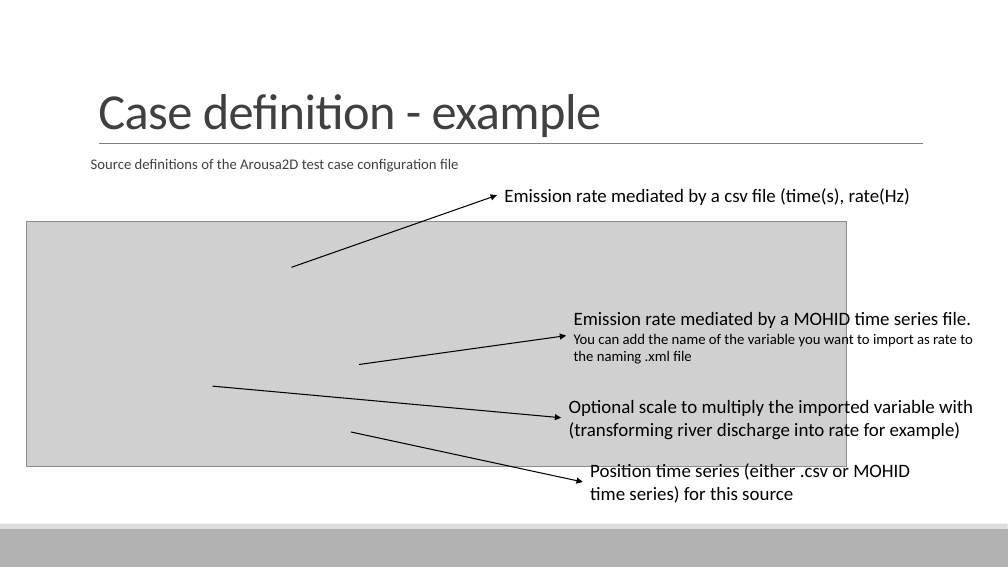
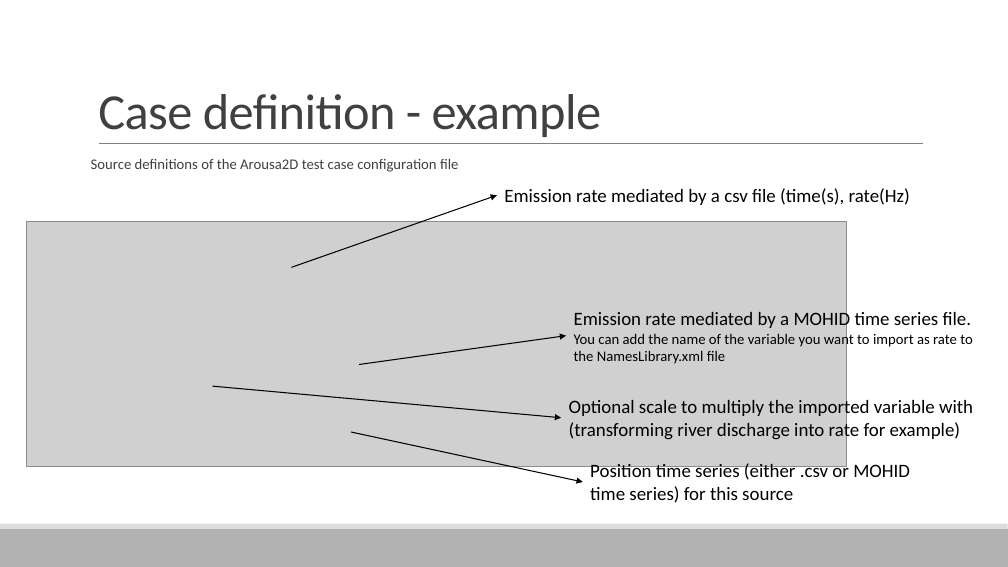
Before and after one commit to Mohid-Water-Modelling-System/MOHID-Lagrangian, a slide deck: slide 15 of docs/UsingMOHIDLagrangian.pptx. Drawn at 1008x567 pixels with LibreOffice and Linux fonts; fonts in the diff are those of the drawing; grey boxes stand for pictures. Boxes give left, top, right and bottom in pixels: in the first picture for what was removed or moved away, otherwise in the second. Text is boxed around its words. In the diff, an @@ line names an element or a change of style, - is before the commit and + after.

```diff
--- a/docs/UsingMOHIDLagrangian.pptx
+++ b/docs/UsingMOHIDLagrangian.pptx
@@ text at bbox=[574, 331, 973, 364]: text changed @@
-You can add the name of the variable you want to import as rate to the naming .xml file
+You can add the name of the variable you want to import as rate to the NamesLibrary.xml file
```
Also in this commit, not shown: 1 slide added, 8 other files.
